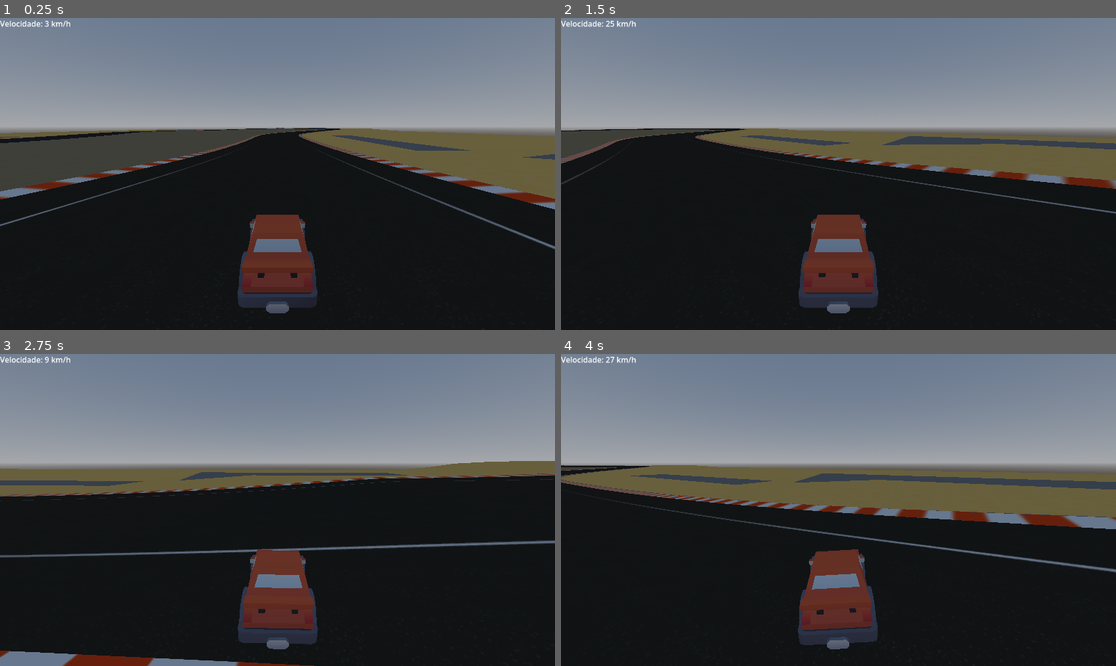
Above: before the commit, frames 1-4 (two rows, left to right).
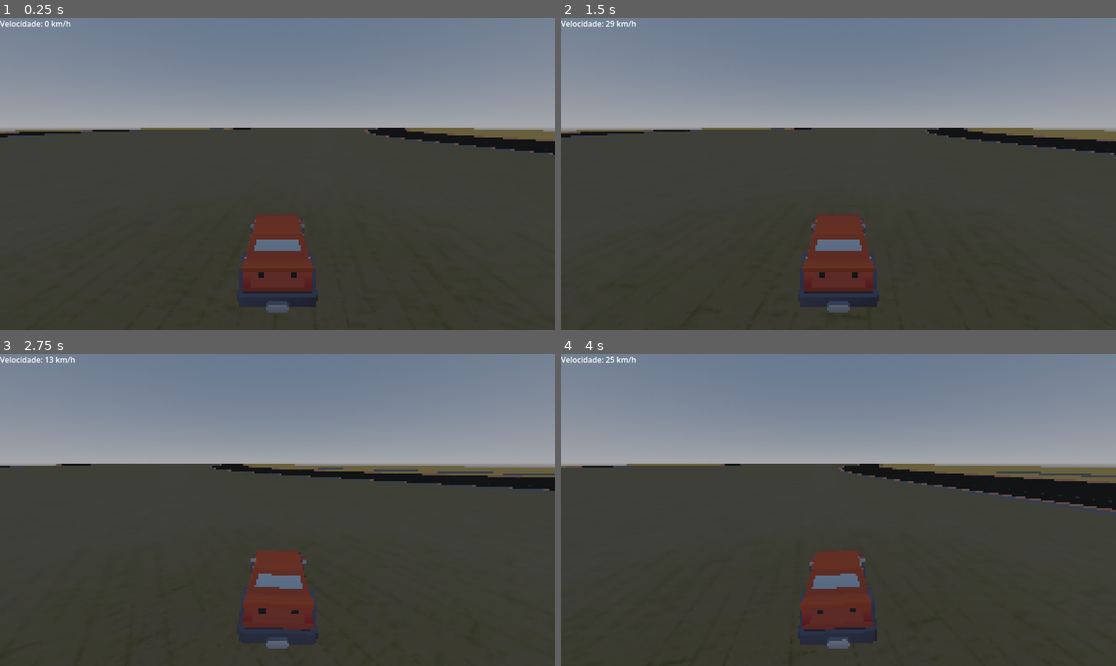
Above: after the commit, the same moments.

Repository: pdovitor/rogue-kart
Game: Godot game, scene res://Scenes/main.tscn
Two runs of this game, one before a commit and one after it. Both use one fixed random seed, a clock stepped at 60 frames per second and the inputs below.
Inputs:
- Up to frame 1 (0.25 s): no input
- Up to frame 2 (1.5 s): hold D (Steer_Right) 0.53-1.28 s; tap Shift (Drift) at 0.6, 1.35 s; hold S (Brake) from 1.28 s (still down)
- Up to frame 3 (2.75 s): release S (Brake) at 2.03 s; hold D (Steer_Right) from 2.03 s (still down); tap Shift (Drift) at 2.1 s
- Up to frame 4 (4 s): release D (Steer_Right) at 2.78 s; hold W (Accelerate) 2.78-3.53 s; tap Shift (Drift) at 2.85, 3.6 s; hold A (Steer_Left) from 3.53 s (still down)

The runs differ from the first frame. In frame 1, 55% of the frame differs, in the area x 0-100%, y 0-100%; in frame 2, 60%; in frame 3, 59%; in frame 4, 59%.

Commit message:
adicionando filtro pixel art

Diff:
--- a/Scenes/car.tscn
+++ b/Scenes/car.tscn
@@ -238,7 +238,7 @@
 tracks/0/type = "value"
 tracks/0/imported = false
 tracks/0/enabled = true
-tracks/0/path = NodePath("Car/Model:position")
+tracks/0/path = NodePath("SubViewportContainer/SubViewport/Car/Model:position")
 tracks/0/interp = 2
 tracks/0/loop_wrap = true
 tracks/0/keys = {
@@ -253,7 +253,7 @@
 tracks/0/type = "value"
 tracks/0/imported = false
 tracks/0/enabled = true
-tracks/0/path = NodePath("Car/Model:position")
+tracks/0/path = NodePath("SubViewportContainer/SubViewport/Car/Model:position")
 tracks/0/interp = 1
 tracks/0/loop_wrap = true
 tracks/0/keys = {
@@ -265,7 +265,7 @@
 tracks/1/type = "value"
 tracks/1/imported = false
 tracks/1/enabled = true
-tracks/1/path = NodePath("Car/Camera3D:fov")
+tracks/1/path = NodePath("SubViewportContainer/SubViewport/Car/Camera3D:fov")
 tracks/1/interp = 1
 tracks/1/loop_wrap = true
 tracks/1/keys = {
@@ -282,7 +282,7 @@
 tracks/0/type = "value"
 tracks/0/imported = false
 tracks/0/enabled = true
-tracks/0/path = NodePath("Car/Camera3D:fov")
+tracks/0/path = NodePath("SubViewportContainer/SubViewport/Car/Camera3D:fov")
 tracks/0/interp = 1
 tracks/0/loop_wrap = true
 tracks/0/keys = {
@@ -299,7 +299,7 @@
 tracks/0/type = "value"
 tracks/0/imported = false
 tracks/0/enabled = true
-tracks/0/path = NodePath("Car/Camera3D:fov")
+tracks/0/path = NodePath("SubViewportContainer/SubViewport/Car/Camera3D:fov")
 tracks/0/interp = 1
 tracks/0/loop_wrap = true
 tracks/0/keys = {
@@ -320,64 +320,78 @@
 [node name="Car" type="Node3D" unique_id=1073571490]
 script = ExtResource("1_go66d")
 
-[node name="Ball" type="RigidBody3D" parent="." unique_id=853750109]
+[node name="SubViewportContainer" type="SubViewportContainer" parent="." unique_id=187968252]
+texture_filter = 1
+anchors_preset = 15
+anchor_right = 1.0
+anchor_bottom = 1.0
+grow_horizontal = 2
+grow_vertical = 2
+stretch = true
+stretch_shrink = 4
+
+[node name="SubViewport" type="SubViewport" parent="SubViewportContainer" unique_id=923126793]
+size = Vector2i(288, 162)
+
+[node name="Ball" type="RigidBody3D" parent="SubViewportContainer/SubViewport" unique_id=853750109]
 physics_material_override = SubResource("PhysicsMaterial_go66d")
 gravity_scale = 10.0
 linear_damp = 1.5
 angular_damp = 5.0
 
-[node name="CollisionShape3D" type="CollisionShape3D" parent="Ball" unique_id=1920842964]
+[node name="CollisionShape3D" type="CollisionShape3D" parent="SubViewportContainer/SubViewport/Ball" unique_id=1920842964]
 shape = SubResource("SphereShape3D_1sfmx")
 
-[node name="Car" type="Node3D" parent="." unique_id=902386891]
-
-[node name="Model" type="Node3D" parent="Car" unique_id=1833414851]
+[node name="Car" type="Node3D" parent="SubViewportContainer/SubViewport" unique_id=902386891]
+
+[node name="Model" type="Node3D" parent="SubViewportContainer/SubViewport/Car" unique_id=1833414851]
 transform = Transform3D(-1, 0, -8.742278e-08, 0, 1, 0, 8.742278e-08, 0, -1, 0, -0.5, 0)
 
-[node name="body" type="MeshInstance3D" parent="Car/Model" unique_id=1442358226]
+[node name="body" type="MeshInstance3D" parent="SubViewportContainer/SubViewport/Car/Model" unique_id=1442358226]
 transform = Transform3D(1, 0, 0, 0, 1, 0, 0, 0, 1, 0, 0.15, -0.025)
 mesh = SubResource("ArrayMesh_ala6t")
 surface_material_override/0 = SubResource("StandardMaterial3D_u41r7")
 
-[node name="spoiler" type="MeshInstance3D" parent="Car/Model/body" unique_id=2135005187]
+[node name="spoiler" type="MeshInstance3D" parent="SubViewportContainer/SubViewport/Car/Model/body" unique_id=2135005187]
 transform = Transform3D(1, 0, 0, 0, 1, 0, 0, 0, 1, 0, 0.45, -1.0436862)
 mesh = SubResource("ArrayMesh_wulu8")
 surface_material_override/0 = SubResource("StandardMaterial3D_aky6y")
 
-[node name="wheel-front-right" type="MeshInstance3D" parent="Car/Model" unique_id=1571387331]
+[node name="wheel-front-right" type="MeshInstance3D" parent="SubViewportContainer/SubViewport/Car/Model" unique_id=1571387331]
 transform = Transform3D(1, 0, 0, 0, 1, 0, 0, 0, 1, -0.3, 0.3, 0.65999997)
 mesh = SubResource("ArrayMesh_lbxhc")
 surface_material_override/0 = SubResource("StandardMaterial3D_yi23e")
 
-[node name="wheel-back-left" type="MeshInstance3D" parent="Car/Model" unique_id=1067507388]
+[node name="wheel-back-left" type="MeshInstance3D" parent="SubViewportContainer/SubViewport/Car/Model" unique_id=1067507388]
 transform = Transform3D(1, 0, 0, 0, 1, 0, 0, 0, 1, 0.3, 0.3, -0.65999997)
 mesh = SubResource("ArrayMesh_dduxa")
 surface_material_override/0 = SubResource("StandardMaterial3D_aqss3")
 
-[node name="wheel-front-left" type="MeshInstance3D" parent="Car/Model" unique_id=464664854]
+[node name="wheel-front-left" type="MeshInstance3D" parent="SubViewportContainer/SubViewport/Car/Model" unique_id=464664854]
 transform = Transform3D(1, 0, 0, 0, 1, 0, 0, 0, 1, 0.3, 0.3, 0.65999997)
 mesh = SubResource("ArrayMesh_rybmm")
 surface_material_override/0 = SubResource("StandardMaterial3D_y3wrf")
 
-[node name="wheel-back-right" type="MeshInstance3D" parent="Car/Model" unique_id=988661029]
+[node name="wheel-back-right" type="MeshInstance3D" parent="SubViewportContainer/SubViewport/Car/Model" unique_id=988661029]
 transform = Transform3D(1, 0, 0, 0, 1, 0, 0, 0, 1, -0.3, 0.3, -0.65999997)
 mesh = SubResource("ArrayMesh_534nx")
 surface_material_override/0 = SubResource("StandardMaterial3D_argdw")
 
-[node name="Camera3D" type="Camera3D" parent="Car" unique_id=202241637]
+[node name="Camera3D" type="Camera3D" parent="SubViewportContainer/SubViewport/Car" unique_id=202241637]
 transform = Transform3D(1, 0, 0, 0, 0.9690157, 0.24699901, 0, -0.24699901, 0.9690157, 0, 2.5, 3.6)
 fov = 80.0
 
-[node name="DriftTimer" type="Timer" parent="." unique_id=1935430453]
+[node name="DriftTimer" type="Timer" parent="SubViewportContainer/SubViewport" unique_id=1935430453]
 wait_time = 1.25
 one_shot = true
 
-[node name="BoostTimer" type="Timer" parent="." unique_id=1075040308]
+[node name="BoostTimer" type="Timer" parent="SubViewportContainer/SubViewport" unique_id=1075040308]
 wait_time = 0.8
 one_shot = true
 
-[node name="AnimationPlayer" type="AnimationPlayer" parent="." unique_id=276971200]
+[node name="AnimationPlayer" type="AnimationPlayer" parent="SubViewportContainer/SubViewport" unique_id=276971200]
+root_node = NodePath("../../..")
 libraries/ = SubResource("AnimationLibrary_yi23e")
 
-[connection signal="timeout" from="DriftTimer" to="." method="_on_drift_timer_timeout"]
-[connection signal="timeout" from="BoostTimer" to="." method="_on_boost_timer_timeout"]
+[connection signal="timeout" from="SubViewportContainer/SubViewport/DriftTimer" to="." method="_on_drift_timer_timeout"]
+[connection signal="timeout" from="SubViewportContainer/SubViewport/BoostTimer" to="." method="_on_boost_timer_timeout"]
--- a/Scenes/carTest.gd
+++ b/Scenes/carTest.gd
@@ -1,13 +1,13 @@
 extends Node3D
 
-@onready var Ball = $Ball
-@onready var Car = $Car
-@onready var RightWheel = $"Car/Model/wheel-front-right"
-@onready var LeftWheel = $"Car/Model/wheel-front-left"
-@onready var CarBody = $Car/Model/body
-@onready var DriftTimer = $DriftTimer
-@onready var BoostTimer = $BoostTimer
-@onready var Anim = $AnimationPlayer
+@onready var Ball = $SubViewportContainer/SubViewport/Ball
+@onready var Car = $SubViewportContainer/SubViewport/Car
+@onready var RightWheel = $"SubViewportContainer/SubViewport/Car/Model/wheel-front-right"
+@onready var LeftWheel = $"SubViewportContainer/SubViewport/Car/Model/wheel-front-left"
+@onready var CarBody = $SubViewportContainer/SubViewport/Car/Model/body
+@onready var DriftTimer = $SubViewportContainer/SubViewport/DriftTimer
+@onready var BoostTimer = $SubViewportContainer/SubViewport/BoostTimer
+@onready var Anim = $SubViewportContainer/SubViewport/AnimationPlayer
 
 var velocidade_kmh: int = 0
 
